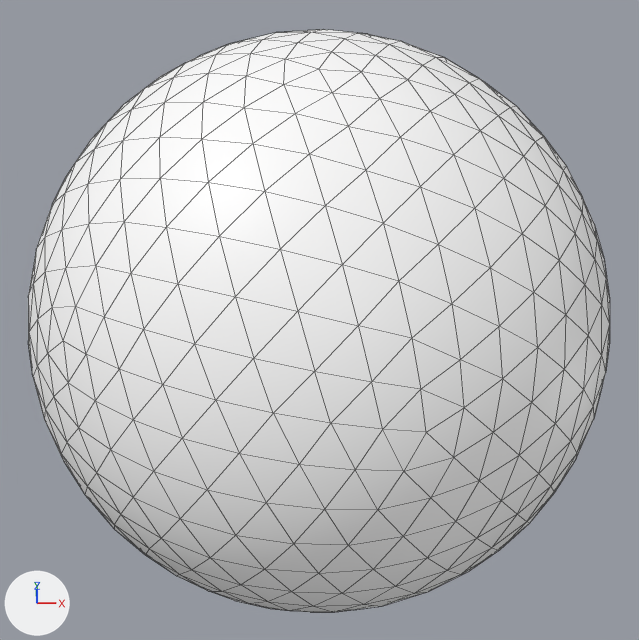
Two versions of the Blender file littleGiant.blend, one commit apart.
Both versions are drawn from a 50 mm camera at (0.002, -2.261, 2.266) aimed at (0.002, 0.003, 0.003). Arrows for +X, +Y and +Z are at lower left; the lights stay in place. Mesh edges are drawn as thin lines.
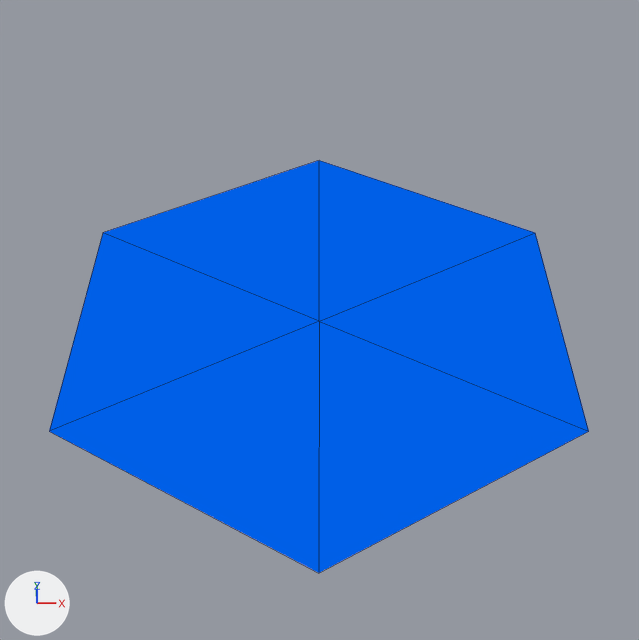
Changed parts and their boxes [x1, y1, x2, y2] in the pictures (639 x 640 px):
'Icosphere', recoloured, reshaped (7% narrower, 29% shorter): before [28, 29, 610, 612]; after [49, 160, 589, 573]
part 1 of me_icosphere_001, cut back: before [28, 29, 610, 612]; after [49, 160, 589, 573]

Edits to the bpy script that builds the scene:
```text
Change mat_blank:
    remove # colours: white #ffffff, blue #bcbcff
    colours: blue #005fe7, blue #bcbcff
Change me_icosphere_001:
    used by ob_icosphere; location = (0.0, 0.0, 0.0)
    remove me_icosphere_001.from_pydata(...)  # 642 vertices, 1280 faces; spans x -1.0..1.0, y -1.0..1.0, z -1.0..1.0
    add me_icosphere_001.from_pydata(...)  # 7 vertices, 6 faces; spans x -0.87..0.87, y -1.0..1.0, z 0.0
    me_icosphere_001 part 1: 640 vertices removed from x -1.0..1.0, y -0.99..0.99, z -1.0..1.0; 5 vertices added at x -0.87..0.87, y -0.5..0.5, z 0.0
    me_icosphere_001 part 2: the surface is now shaded flat
```
